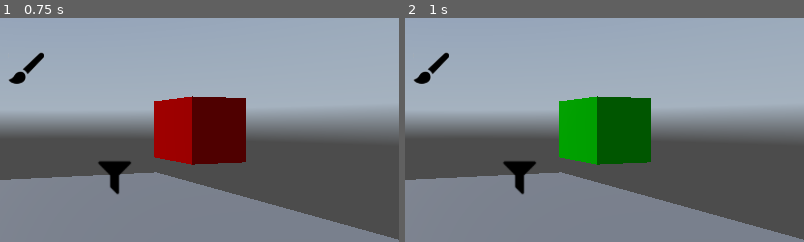
Above: before the commit, frames 1-2 (left to right).
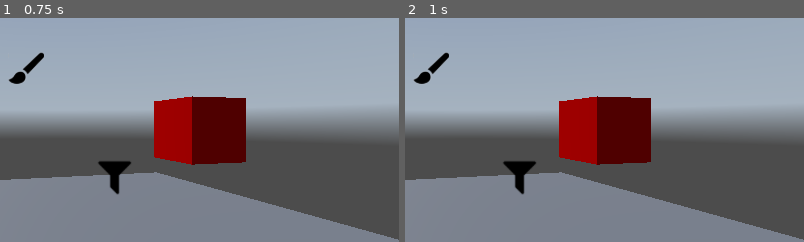
Above: after the commit, the same moments.

Repository: HectareaGalbis/VisualSignals3D
Game: Godot game, scene res://example/Scenes/Example/example.tscn
The game is run twice, just before and just after one commit, with the same random seed, the same clock (stepped at 60 frames per second) and the same inputs. A sky picture missing from this copy of the repository is replaced by a grey-blue gradient.
Inputs:
- Up to frame 1 (0.75 s): tap Enter at 0.5 s
- Up to frame 2 (1 s): no input
The pictures show only the part of the screen within x 42-92%, y 26-76%; the shares and areas given below are measured in that part.

Frame 1 is identical in both runs. In frame 2, 6.6% of the frame differs, in the area x 38-62%, y 34-66%.

Commit message:
Added images

Diff:
--- a/example/Scenes/Example/example.tscn
+++ b/example/Scenes/Example/example.tscn
@@ -32,10 +32,6 @@
 
 [node name="_SignalManager(not touch)" type="Node" parent="."]
 script = ExtResource("4_87tft")
-signal_dict = {
-"../Clock/OnTick": [&"../Printer/PrintNumber", &"../EvenIntFilter/IsEven"],
-"../EvenIntFilter/OnEven": [&"../ColorCube/ChangeColor"]
-}
 
 [node name="ColorCube" parent="." instance=ExtResource("5_7ki2y")]
 transform = Transform3D(1, 0, 0, 0, 1, 0, 0, 0, 1, -2.44225, -0.0887687, 0)
Binary file added: images/VisualSignal3DNodes.png
Binary file added: images/VisualSignals3D.png
